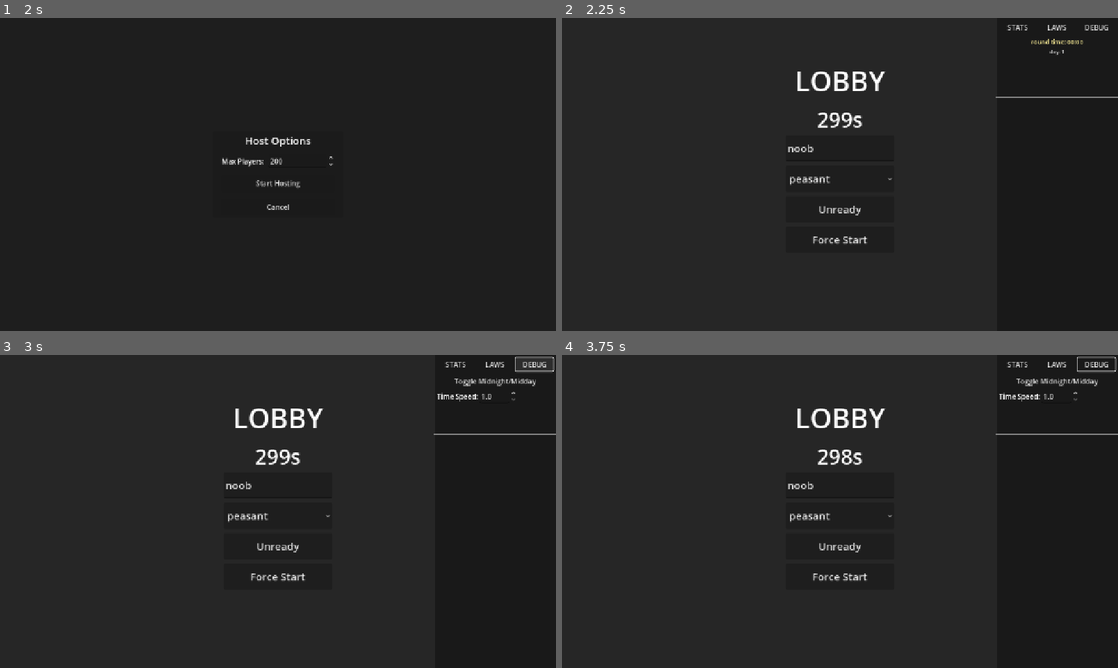
Above: before the commit, frames 1-4 (two rows, left to right).
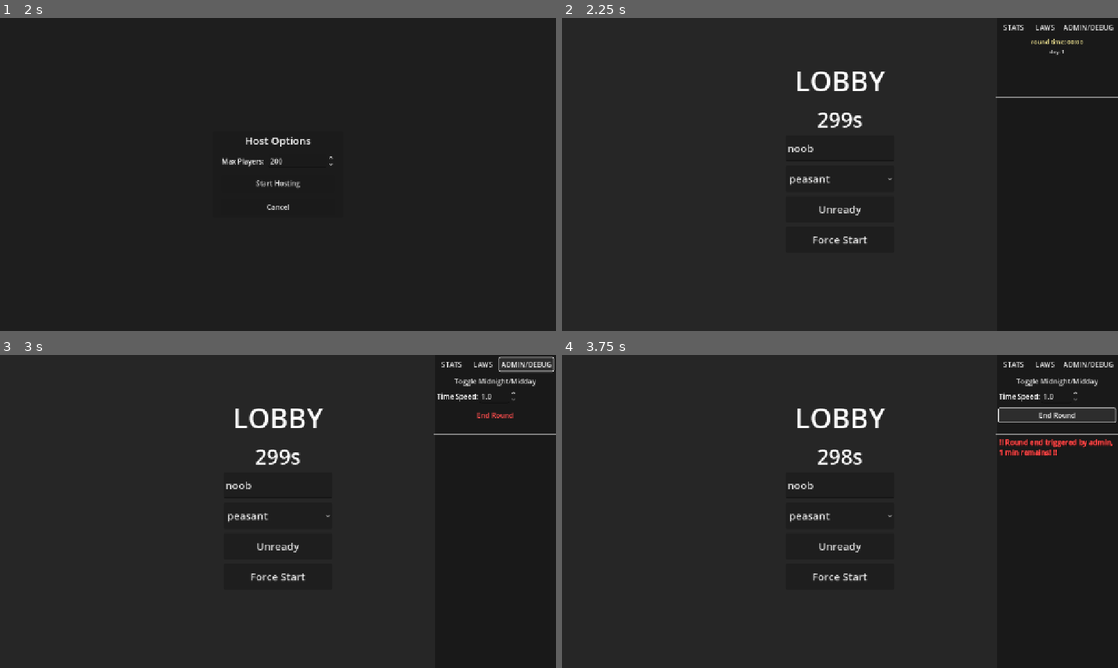
Above: after the commit, the same moments.

Repository: zakanater19/godot-roguetown
Game: Godot game, scene res://scenes/main_menu.tscn
Two runs of this game, one before a commit and one after it. Both use one fixed random seed, a clock stepped at 60 frames per second and the inputs below.
Inputs (mouse positions are in pixels of both pictures, inside the frame that each line leads up to):
- Up to frame 1 (2 s): tap Enter at 0.5 s; move the mouse to (400, 158) at 0.52 s; hold D 0.53-1.25 s; hold Shift 0.53-1.25 s; click (400, 158) at 0.67 s; tap Space at 0.77 s; click "Host Server" at 1.25 s
- Up to frame 2 (2.25 s): click "Start Hosting" at 2 s
- Up to frame 3 (3 s): click "DEBUG" (after the commit: "ADMIN/DEBUG") at 2.75 s
- Up to frame 4 (3.75 s): click (1056, 414) at 3.5 s, where only the run after the commit has a clickable "End Round"

Frame 1 is identical in both runs. In frame 2, 0.2% of the frame differs, in the area x 79-100%, y 2-4%; in frame 3, 0.4%; in frame 4, 1.1%, in the area x 78-100%, y 0-33%.

Commit message:
round end and automatic client reconnection

Diff:
--- a/scripts/net/Host.gd
+++ b/scripts/net/Host.gd
@@ -7,6 +7,7 @@
 var last_server_port: int = PORT
 
 var max_clients: int = 200
+var last_bind_ip: String = "*"
 var peers: Dictionary = {}
 var _spawner: MultiplayerSpawner = null
 var _ip_sessions: Dictionary = {}
@@ -22,6 +23,7 @@
 
 func start_host(custom_max_clients: int = 200, bind_ip: String = "*") -> void:
 	max_clients = custom_max_clients
+	last_bind_ip = bind_ip
 
 	var enet := ENetMultiplayerPeer.new()
 	if bind_ip != "" and bind_ip != "*":
--- a/scripts/net/game_version.gd
+++ b/scripts/net/game_version.gd
@@ -5,7 +5,7 @@
 ## that a PCK patch alone cannot fix (i.e. any .gd change, new node types, etc.).
 ## Clients with a different APP_VERSION are told to download the new executable
 ## rather than being patched — preventing crashes from script/binary mismatches.
-const APP_VERSION: String = "1775151610"
+const APP_VERSION: String = "1775197318"
 
 ## Directories whose .tres files are included in both the version hash AND the
 ## server PCK.  Keep this list in sync with _stage_res_dir_recursive's allowed[].
--- a/scripts/net/lobby.gd
+++ b/scripts/net/lobby.gd
@@ -26,6 +26,11 @@
 var _chat_input: LineEdit
 
 var _sync_timer: float = 0.0
+
+var _round_ending: bool = false
+var _round_end_timer: float = 0.0
+var _announced_30: bool = false
+var _announced_10: bool = false
 
 func _ready() -> void:
 	_build_ui()
@@ -144,6 +149,17 @@
 
 	if game_started:
 		round_time += delta * Lighting.time_multiplier
+
+	if _round_ending and multiplayer.is_server():
+		_round_end_timer -= delta
+		if not _announced_30 and _round_end_timer <= 30.0:
+			_announced_30 = true
+			rpc_announce_round_end_countdown.rpc(30)
+		if not _announced_10 and _round_end_timer <= 10.0:
+			_announced_10 = true
+			rpc_announce_round_end_countdown.rpc(10)
+		if _round_end_timer <= 0.0:
+			_do_server_reboot()
 
 func _on_ready_pressed() -> void:
 	if not game_started:
@@ -406,3 +422,51 @@
 func _on_peer_disconnected(id: int) -> void:
 	if multiplayer.is_server():
 		ready_players.erase(id)
+
+
+func admin_end_round() -> void:
+	if not multiplayer.is_server(): return
+	if _round_ending: return
+	_round_ending = true
+	_round_end_timer = 60.0
+	_announced_30 = false
+	_announced_10 = false
+	rpc_announce_round_end.rpc()
+
+@rpc("authority", "call_local", "reliable")
+func rpc_announce_round_end() -> void:
+	Sidebar.add_message("[color=#ff4444][b]!! Round end triggered by admin, 1 min remains! !![/b][/color]")
+
+@rpc("authority", "call_local", "reliable")
+func rpc_announce_round_end_countdown(seconds: int) -> void:
+	Sidebar.add_message("[color=#ff8844][b]!! Server restarting in %d seconds! !![/b][/color]" % seconds)
+
+@rpc("authority", "call_remote", "reliable")
+func rpc_prepare_for_reboot() -> void:
+	LoadingScreen.show_loading("Server restarting...")
+	LoadingScreen.update_status("Reconnecting after round restart...")
+	await get_tree().create_timer(0.5).timeout
+	# Pass reconnect info as args so the new process auto-connects without
+	# writing to user://, which is shared with the server on the same machine.
+	var args := PackedStringArray()
+	args.append_array(OS.get_cmdline_args())
+	args.append("--round-restart")
+	args.append("--connect-ip=%s" % Host.last_server_address)
+	args.append("--connect-port=%d" % Host.last_server_port)
+	var pid := OS.create_instance(args)
+	if pid == -1:
+		OS.create_process(OS.get_executable_path(), args)
+	get_tree().quit()
+
+func _do_server_reboot() -> void:
+	if not multiplayer.is_server(): return
+	_round_ending = false
+	rpc_prepare_for_reboot.rpc()
+	await get_tree().create_timer(2.0).timeout
+	var args := PackedStringArray()
+	args.append_array(OS.get_cmdline_args())
+	args.append("--server-restart")
+	args.append("--max-players=%d" % Host.max_clients)
+	args.append("--bind-ip=%s" % Host.last_bind_ip)
+	OS.create_process(OS.get_executable_path(), args)
+	get_tree().quit()
--- a/scripts/ui/main_menu.gd
+++ b/scripts/ui/main_menu.gd
@@ -12,7 +12,48 @@
 func _ready() -> void:
 	Sidebar.set_visible(false)
 	ServerBrowser.server_found.connect(_on_server_found)
+	if _check_server_restart():
+		return
+	if _check_round_restart_reconnect():
+		return
 	_check_pending_reconnect()
+
+
+func _check_server_restart() -> bool:
+	var args := OS.get_cmdline_args()
+	if not "--server-restart" in args:
+		return false
+	var max_p := 200
+	var bind_ip := "*"
+	for arg in args:
+		if arg.begins_with("--max-players="):
+			max_p = int(arg.substr(14))
+		elif arg.begins_with("--bind-ip="):
+			bind_ip = arg.substr(10)
+	LoadingScreen.show_loading("Restarting server...")
+	Host.start_host(max_p, bind_ip)
+	Lobby.init_server_lobby()
+	_transition_to_game()
+	return true
+
+
+func _check_round_restart_reconnect() -> bool:
+	var args := OS.get_cmdline_args()
+	if not "--round-restart" in args:
+		return false
+	var ip := ""
+	var port := Host.PORT
+	for arg in args:
+		if arg.begins_with("--connect-ip="):
+			ip = arg.substr(13)
+		elif arg.begins_with("--connect-port="):
+			port = int(arg.substr(15))
+	if ip == "":
+		return false
+	LoadingScreen.show_loading("Reconnecting after round restart...")
+	Host.start_client_custom(ip, port)
+	_transition_to_game()
+	return true
 
 
 func _check_pending_reconnect() -> void:
--- a/scripts/ui/sidebar.gd
+++ b/scripts/ui/sidebar.gd
@@ -140,7 +140,7 @@
 	tabs_hbox.add_child(btn_laws)
 
 	_btn_debug = Button.new()
-	_btn_debug.text = "DEBUG"
+	_btn_debug.text = "ADMIN/DEBUG"
 	_btn_debug.size_flags_horizontal = Control.SIZE_EXPAND_FILL
 	_btn_debug.pressed.connect(_on_tab_debug_pressed)
 	_btn_debug.visible = multiplayer.is_server()
@@ -247,6 +247,15 @@
 	mult_spin.value = Lighting.time_multiplier
 	mult_spin.value_changed.connect(_on_time_multiplier_changed)
 	mult_row.add_child(mult_spin)
+
+	var end_round_sep := HSeparator.new()
+	_debug_view.add_child(end_round_sep)
+
+	var btn_end_round := Button.new()
+	btn_end_round.text = "End Round"
+	btn_end_round.add_theme_color_override("font_color", Color(1.0, 0.3, 0.3))
+	btn_end_round.pressed.connect(_on_end_round_pressed)
+	_debug_view.add_child(btn_end_round)
 
 	# === NEW: Thin separator line at the bottom of the top section ===
 	var separator := HSeparator.new()
@@ -398,6 +407,9 @@
 func _on_cancel_laws_pressed() -> void:
 	_on_tab_laws_pressed()
 
+func _on_end_round_pressed() -> void:
+	Lobby.admin_end_round()
+
 func add_message(text: String) -> void:
 	if _rtl == null:
 		return
Not shown, changed: scripts/net/Host.gd.uid
